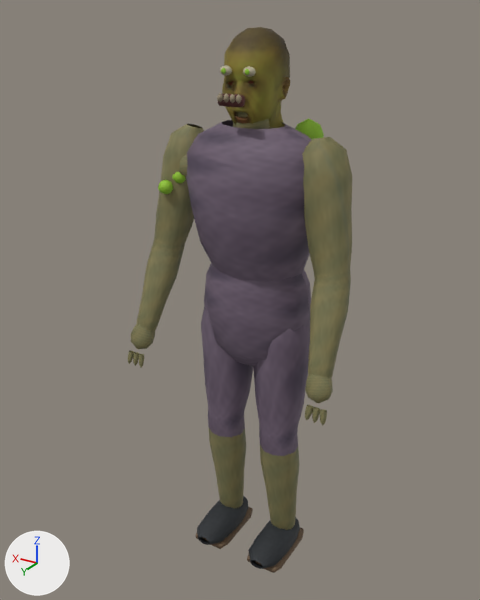
The FBX model Assets/Resources/ProductionArt/Toxic.fbx as it was, and as the next commit left it.
Before and after are seen from a camera (50 mm lens) standing at (-1.011, 1.793, 1.882) and looking at (0.062, 0.005, 0.988). Arrows for +X, +Y and +Z are at lower left; the lights stay in place. The older version comes first.

In view in the first picture: 'Toxic skinned body'.
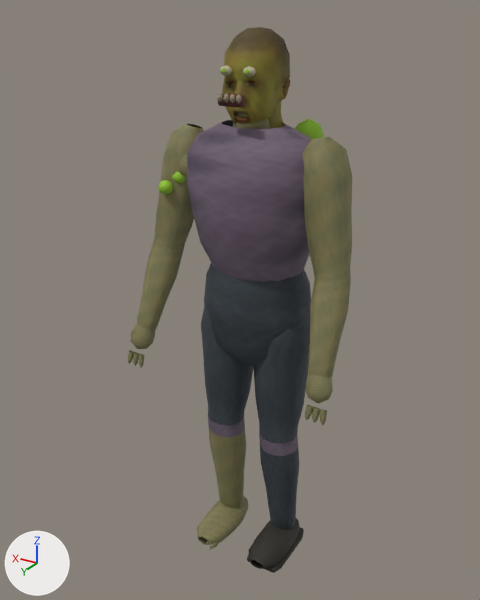
Changed parts and their boxes [x1, y1, x2, y2] in the pictures (480 x 600 px):
part 1 of me_toxic_skin, cut back: before [196, 507, 253, 549]; after [209, 542, 220, 549]
part 2 of me_toxic_skin, surface changed (darker): [197, 263, 311, 573] in both

Diff of the bpy script that builds the scene:
```diff
--- a/Assets/Resources/ProductionArt/Toxic.fbx.py
+++ b/Assets/Resources/ProductionArt/Toxic.fbx.py
@@ me_toxic_skin @@
 # used by ob_toxic_skinned_body; location = (0.0, 0.0, 0.0)
-me_toxic_skin.from_pydata(...)  # 2995 vertices, 3209 faces; spans x -0.38..0.38, y -0.25..0.25, z 0.0..1.85
+me_toxic_skin.from_pydata(...)  # 3035 vertices, 3231 faces; spans x -0.38..0.38, y -0.25..0.25, z 0.0..1.85
+# me_toxic_skin part 1
+# 20 vertices are removed from x 0.05..0.18, y -0.09..0.15, z 0.01..0.03
+# 26 faces are deleted
+# 12 vertices move from x 0.05..0.18, y -0.09..-0.06, z 0.01..0.03 to x 0.07..0.1, y 0.13..0.16, z 0.02..0.05
+# 6 vertices are added at (0.08, 0.19, 0.04), (0.08, 0.19, 0.03), (0.08, 0.19, 0.03), (0.08, 0.19, 0.04), (0.08, 0.19, 0.04), (0.08, 0.19, 0.04)
+# 12 new faces join them
+# me_toxic_skin part 2: 388 kept faces spanning x -0.2..0.21, y -0.13..0.18, z 0.0..1.21 get new texture (UV) coordinates
+# other edits to the shape of me_toxic_skin do not show in these pictures
 me_toxic_skin.materials.append(mat_character_atlas)
```
